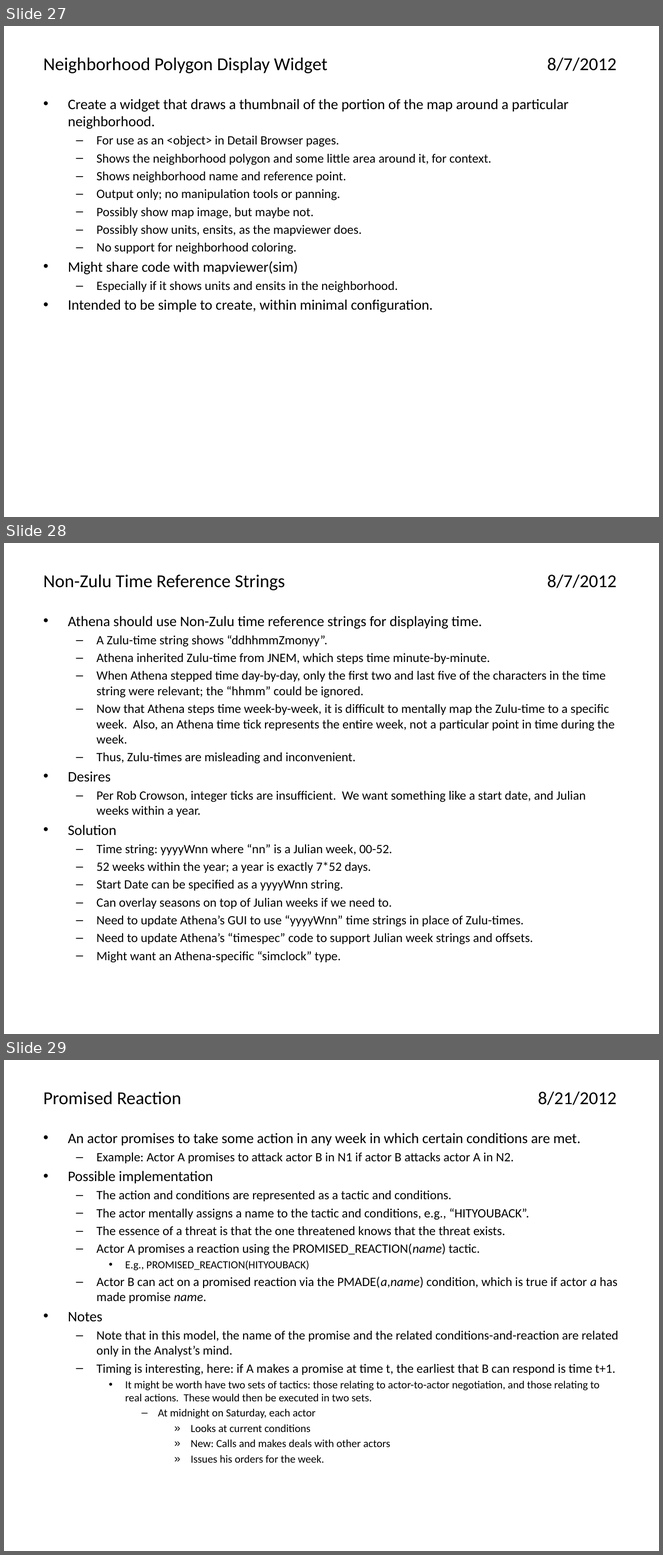
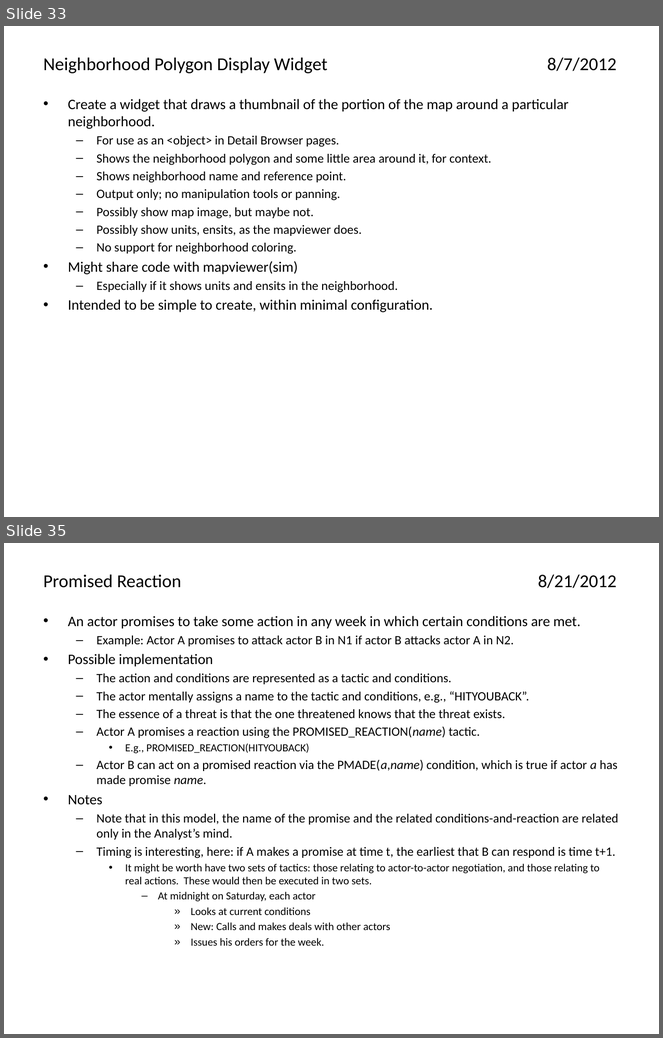
Before and after one commit to AthenaModel/athena-legacy, a slide deck: docs/dev/ideas.pptx. Shown one above the other, each under a label of ours: slides 27, 28 and 29 before the commit, slides 33 and 35 after it; the slides between them are not shown. The pictures are 663x1555 and 663x1038 pixels, drawn with LibreOffice and Linux fonts; fonts in the diff are those of the drawing. Boxes give left, top, right and bottom in pixels: in the first picture for what was removed or moved away, otherwise in the second. Text is boxed around its words. In the diff, an @@ line names an element or a change of style, - is before the commit and + after.

```diff
--- a/docs/dev/ideas.pptx
+++ b/docs/dev/ideas.pptx
@@ slide 28 removed at box(4, 543, 659, 1034), background #FFFFFF @@
@@ title removed at box(44, 574, 617, 590) @@
-Non-Zulu Time Reference Strings 8/7/2012
@@ text removed at box(68, 616, 614, 963) @@
-• Athena should use Non-Zulu time reference strings for displaying time.
-  – A Zulu-time string shows “ddhhmmZmonyy”.
-  – Athena inherited Zulu-time from JNEM, which steps time minute-by-minute.
-  – When Athena stepped time day-by-day, only the first two and last five of the characters in the time string were relevant; the “hhmm” could be ignored.
-  – Now that Athena steps time week-by-week, it is difficult to mentally map the Zulu-time to a specific week. Also, an Athena time tick represents the entire week, not a particular point in time during the week.
-  – Thus, Zulu-times are misleading and inconvenient.
-• Desires
-  – Per Rob Crowson, integer ticks are insufficient. We want something like a start date, and Julian weeks within a year.
-• Solution
-  – Time string: yyyyWnn where “nn” is a Julian week, 00-52.
-  – 52 weeks within the year; a year is exactly 7*52 days.
-  – Start Date can be specified as a yyyyWnn string.
-  – Can overlay seasons on top of Julian weeks if we need to.
-  – Need to update Athena’s GUI to use “yyyyWnn” time strings in place of Zulu-times.
-  – Need to update Athena’s “timespec” code to support Julian week strings and offsets.
-  – Might want an Athena-specific “simclock” type.
@@ what was slide 27 is now slide 33 @@
@@ what was slide 29 is now slide 35 @@
```
Also in this commit, not shown: 3 slides changed, 8 slides added, 1 other slide removed.
